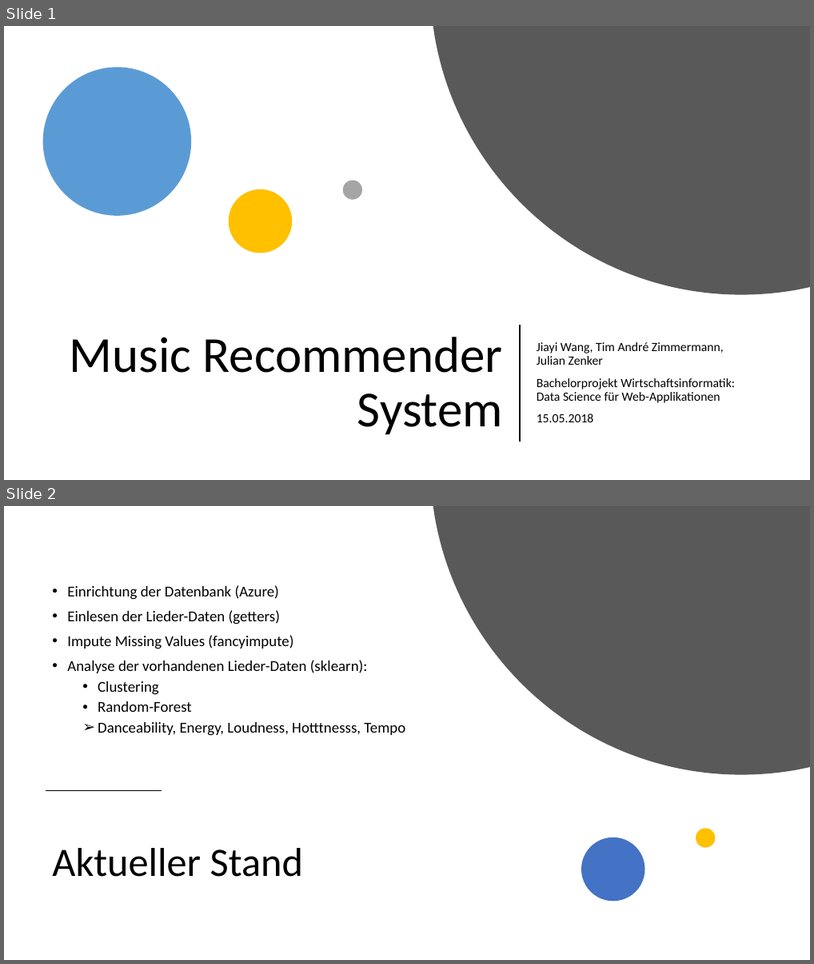
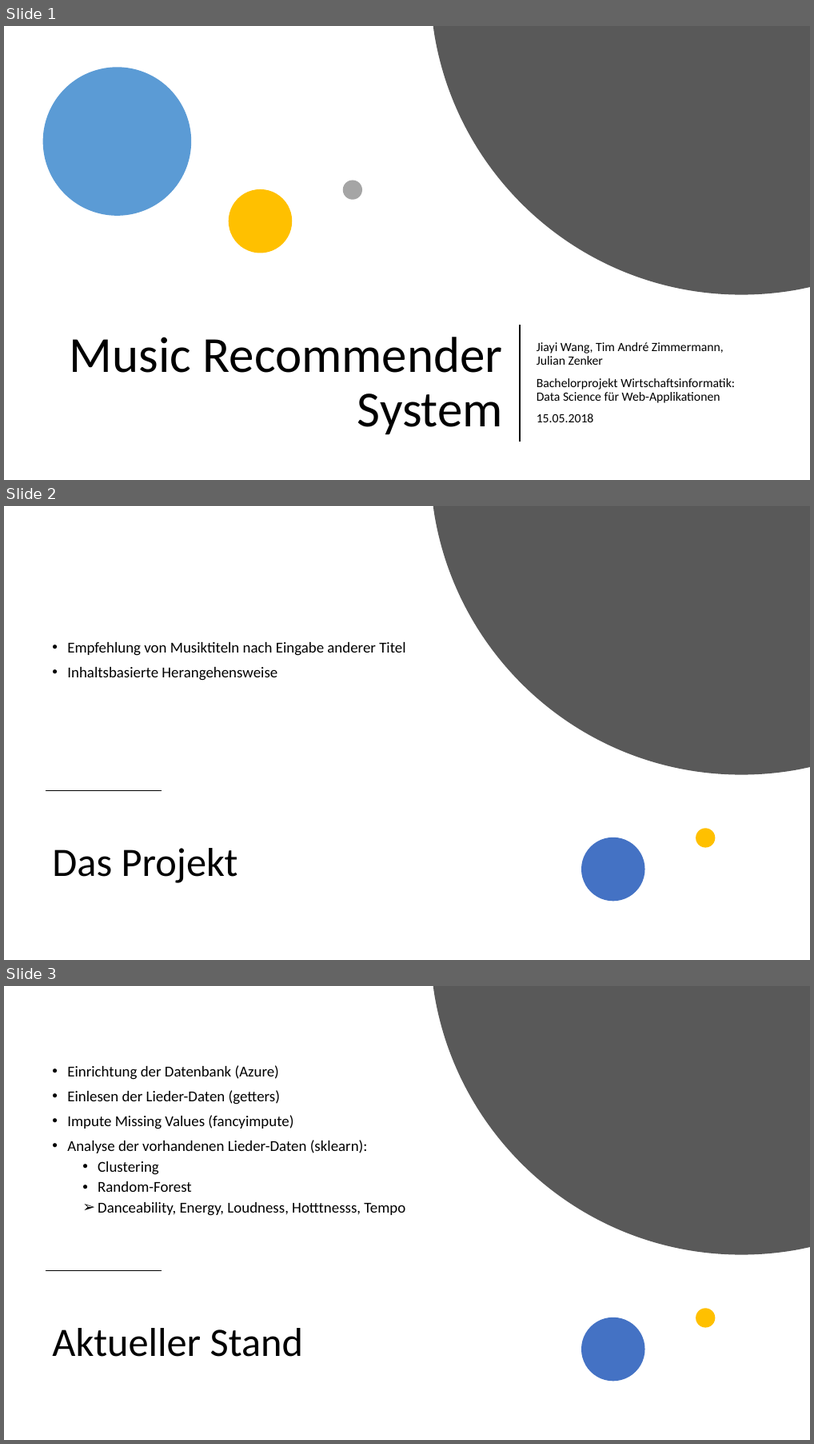
Before and after one commit to ChulioZ/music-recommender, a slide deck: presentation20180515.pptx. Shown one above the other, each under a label of ours: slides 1 and 2 before the commit, slides 1, 2 and 3 after it. The pictures are 814x964 and 814x1444 pixels, drawn with LibreOffice and Linux fonts; fonts in the diff are those of the drawing. Boxes give left, top, right and bottom in pixels: in the first picture for what was removed or moved away, otherwise in the second. Text is boxed around its words. In the diff, an @@ line names an element or a change of style, - is before the commit and + after.

```diff
--- a/presentation20180515.pptx
+++ b/presentation20180515.pptx
@@ slide 2 added at <box>4,506,810,960</box>, background #FFFFFF @@
@@ freeform shape added at <box>434,506,810,775</box>, fill #595959 @@
@@ text added at <box>67,642,406,680</box>, 18 pt, text #000000 @@
+• Empfehlung von Musiktiteln nach Eingabe anderer Titel
+• Inhaltsbasierte Herangehensweise
@@ line added from (46, 790) to (162, 790), #000000 1.5 pt @@
@@ ellipse added at <box>582,837,646,900</box>, fill #4472C4 @@
@@ ellipse added at <box>696,828,715,847</box>, fill #FFC000 @@
@@ title added at <box>52,848,238,883</box>, 48 pt, text #000000 @@
+Das Projekt
@@ what was slide 2 is now slide 3 @@
```
Also in this commit, not shown: 1 other file.
